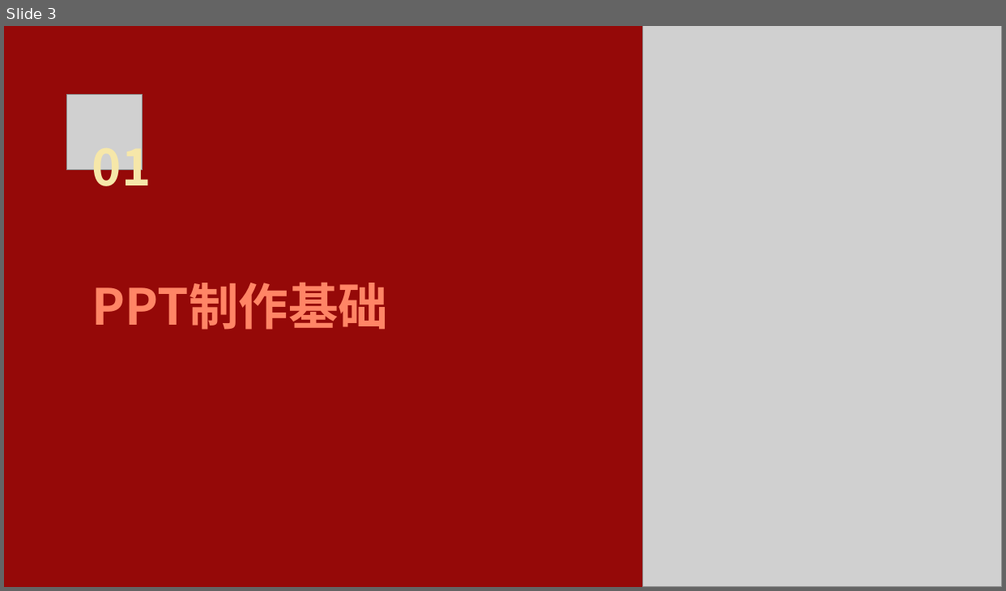
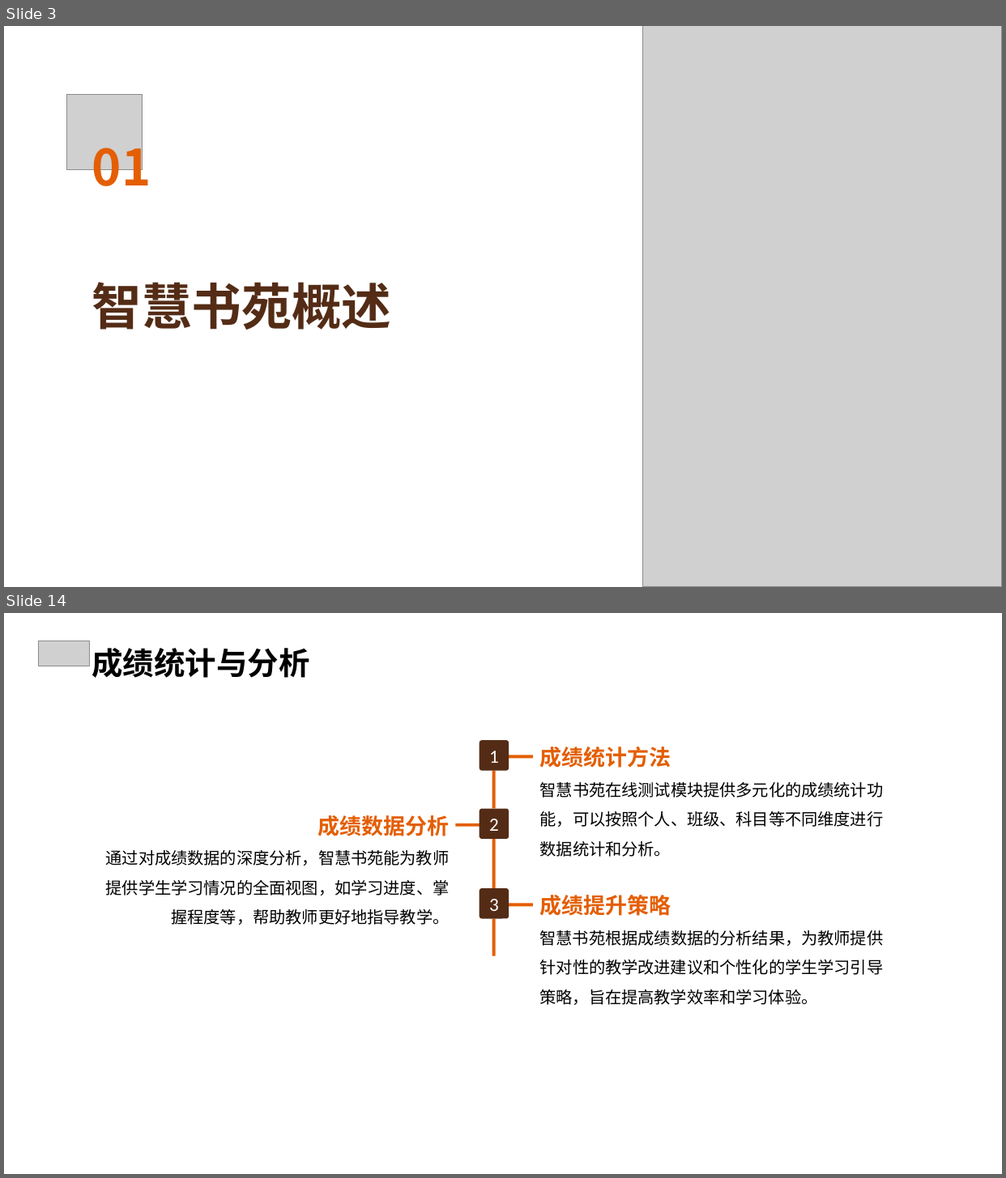
Before and after one commit to FlashLizard/Intelligent_Learning_Platform, a slide deck: src/generate_ppt/generate_ppt/ppttmp.ppt. Shown one above the other, each under a label of ours: slide 3 before the commit, slides 3 and 14 after it; the slides between them are not shown. The pictures are 1006x591 and 1006x1178 pixels, drawn with LibreOffice and Linux fonts; fonts in the diff are those of the drawing; grey boxes stand for pictures; background and template pictures are left out. Boxes give left, top, right and bottom in pixels: in the first picture for what was removed or moved away, otherwise in the second. Text is boxed around its words. In the diff, an @@ line names an element or a change of style, - is before the commit and + after.

```diff
--- a/src/generate_ppt/generate_ppt/ppttmp.ppt
+++ b/src/generate_ppt/generate_ppt/ppttmp.ppt
@@ slide 14 added at [4, 613, 1002, 1174], background picture (left out) @@
@@ picture added at [39, 641, 89, 666] @@
@@ text added at [91, 648, 309, 678], 30 pt, text #000000, bold @@
+成绩统计与分析
@@ rounded rectangle added at [479, 740, 509, 771], fill #542C16, 18 pt, text #FFFFFF @@
+1
@@ rectangle added at [508, 756, 533, 758], fill #E45E03 @@
@@ text added at [540, 747, 884, 827], 15.8 pt, text #000000 @@
+成绩统计方法
+智慧书苑在线测试模块提供多元化的成绩统计功能，可以按照个人、班级、科目等不同维度进行数据统计和分析。
@@ rectangle added at [492, 771, 495, 809], fill #E45E03 @@
@@ text added at [106, 815, 450, 925], 15.8 pt, text #000000 @@
+成绩数据分析
+通过对成绩数据的深度分析，智慧书苑能为教师提供学生学习情况的全面视图，如学习进度、掌握程度等，帮助教师更好地指导教学。
@@ rectangle added at [455, 824, 481, 826], fill #E45E03 @@
@@ rounded rectangle added at [479, 808, 509, 839], fill #542C16, 18 pt, text #FFFFFF @@
+2
@@ rectangle added at [492, 839, 495, 888], fill #E45E03 @@
@@ rounded rectangle added at [479, 888, 509, 919], fill #542C16, 18 pt, text #FFFFFF @@
+3
@@ rectangle added at [508, 904, 533, 906], fill #E45E03 @@
@@ text added at [540, 895, 884, 1005], 15.8 pt, text #000000 @@
+成绩提升策略
+智慧书苑根据成绩数据的分析结果，为教师提供针对性的教学改进建议和个性化的学生学习引导策略，旨在提高教学效率和学习体验。
@@ rectangle added at [492, 919, 495, 956], fill #E45E03 @@
@@ slide 3 changed as well @@
@@ background #950908 to #FFFFFF @@
@@ text "01" at [92, 135, 151, 199]: text colour #F6E7A9 to #E45E03 @@
@@ text at [92, 282, 392, 330]: text changed; text colour #FF8566 to #542C16 @@
-PPT制作基础
+智慧书苑概述
```
Also in this commit, not shown: 5 other slides changed, 20 other slides added, 23 slides removed, 36 other files.
